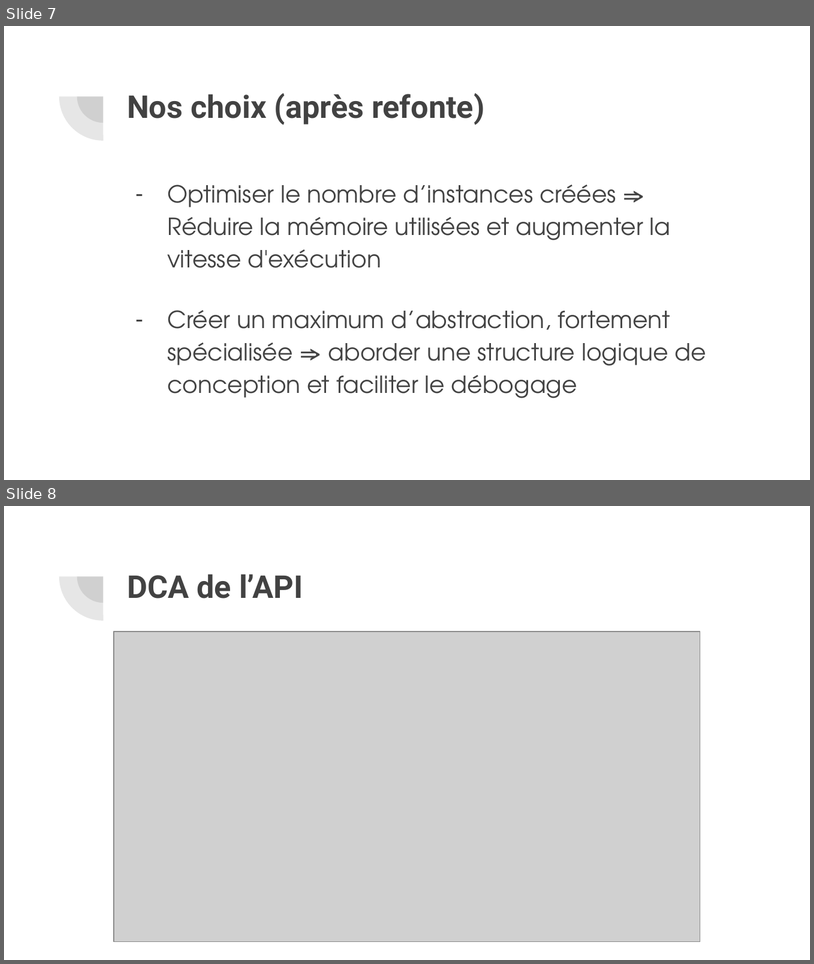
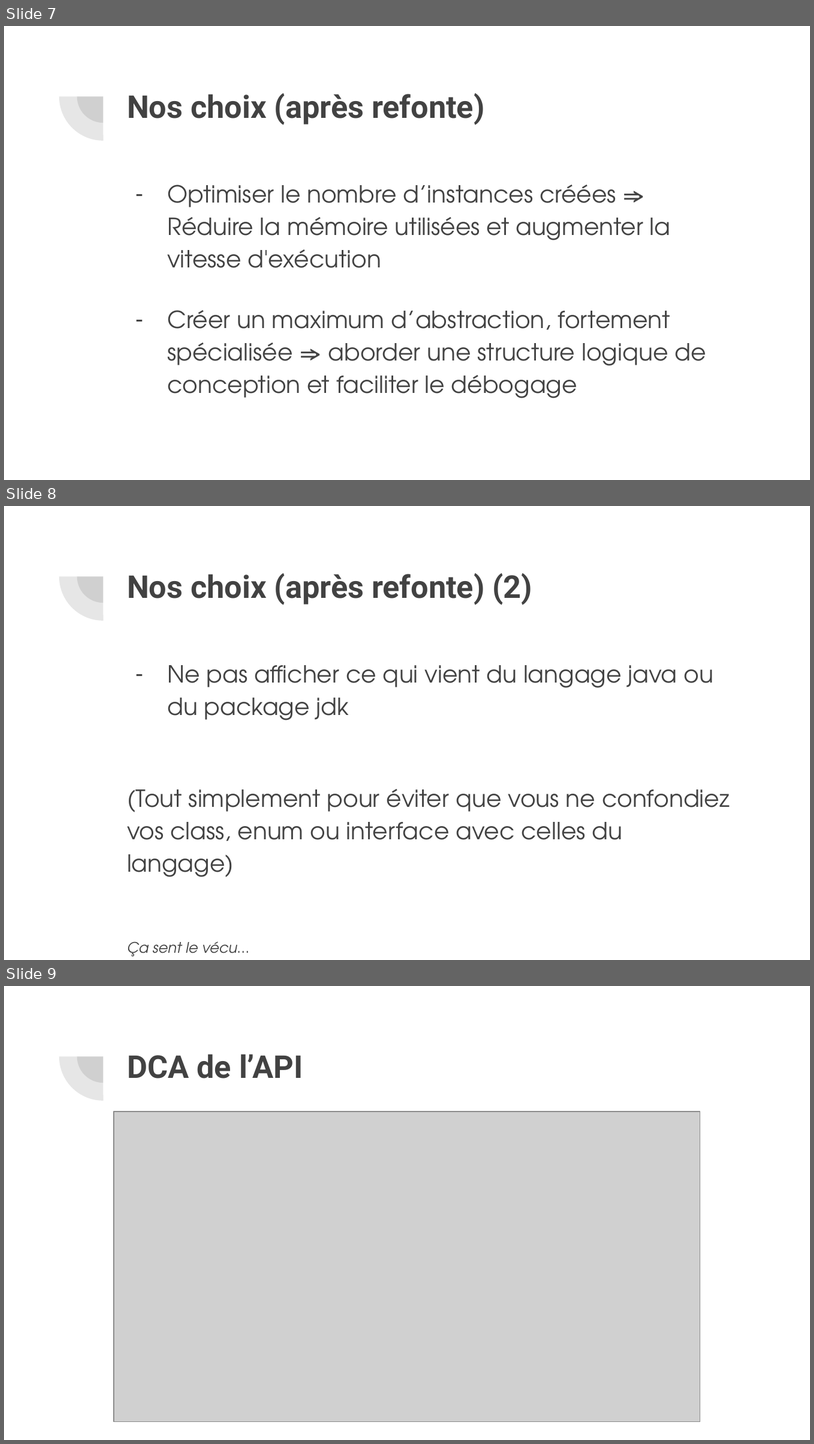
Before and after one commit to GlazKrovi/JavaToPlantUML, a slide deck: deliverable/P21_P22 Diapo soutenance.pptx. Shown one above the other, each under a label of ours: slides 7 and 8 before the commit, slides 7, 8 and 9 after it. The pictures are 814x964 and 814x1444 pixels, drawn with LibreOffice and Linux fonts; fonts in the diff are those of the drawing; grey boxes stand for pictures. Boxes give left, top, right and bottom in pixels: in the first picture for what was removed or moved away, otherwise in the second. Text is boxed around its words. In the diff, an @@ line names an element or a change of style, - is before the commit and + after.

Commit message:
Update presentation

```diff
--- a/deliverable/P21_P22 Diapo soutenance.pptx
+++ b/deliverable/P21_P22 Diapo soutenance.pptx
@@ slide 8 added at [4, 506, 810, 960], background #FFFFFF; not listed: 2 template elements that a slide beside it also shows @@
@@ title added at [127, 573, 533, 605], 28 pt, text #424242, bold @@
+Nos choix (après refonte) (2)
@@ text added at [127, 665, 730, 956], 21 pt, text #424242 @@
+– Ne pas afficher ce qui vient du langage java ou du package jdk
+(Tout simplement pour éviter que vous ne confondiez vos class, enum ou interface avec celles du langage)
+Ça sent le vécu…
@@ what was slide 8 is now slide 9 @@
```
Also in this commit, not shown: 4 other slides added, 4 other files.
